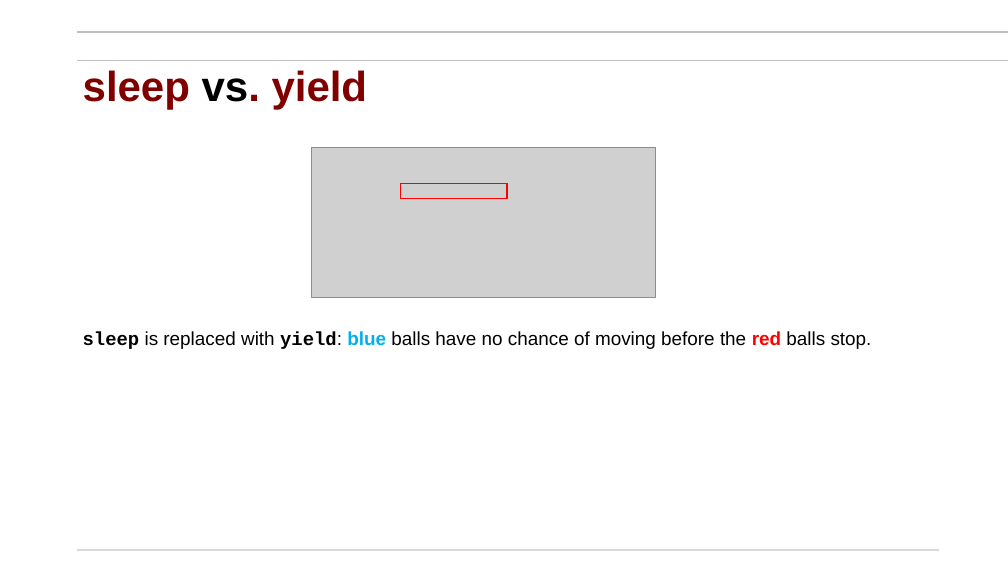
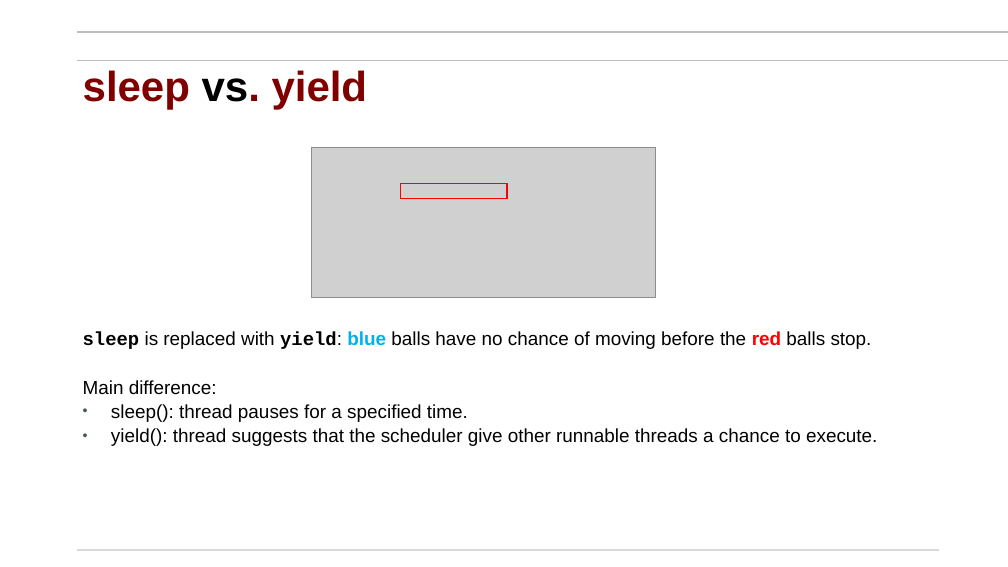
Before and after one commit to mikegrace2/CSEN160-Fall2026-Course-Website, a slide deck: slide 42 of lectures/Week06_File_Threads/2_Threads_V4.pptx. Drawn at 1008x567 pixels with LibreOffice and Linux fonts; fonts in the diff are those of the drawing; grey boxes stand for pictures; background and template pictures are left out. Boxes give left, top, right and bottom in pixels: in the first picture for what was removed or moved away, otherwise in the second. Text is boxed around its words. In the diff, an @@ line names an element or a change of style, - is before the commit and + after.

```diff
--- a/lectures/Week06_File_Threads/2_Threads_V4.pptx
+++ b/lectures/Week06_File_Threads/2_Threads_V4.pptx
@@ text at [83,380,877,446]: paragraphs added @@
+Main difference:
+• sleep(): thread pauses for a specified time.
+• yield(): thread suggests that the scheduler give other runnable threads a chance to execute.
```
Also in this commit, not shown: 3 other slides changed, 40 slides added, 1 other file.
